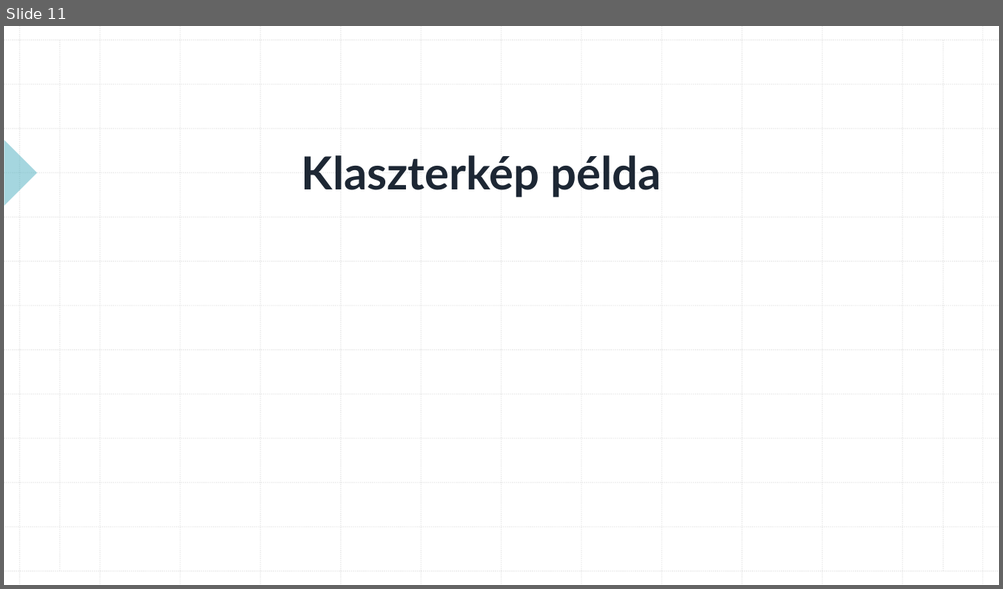
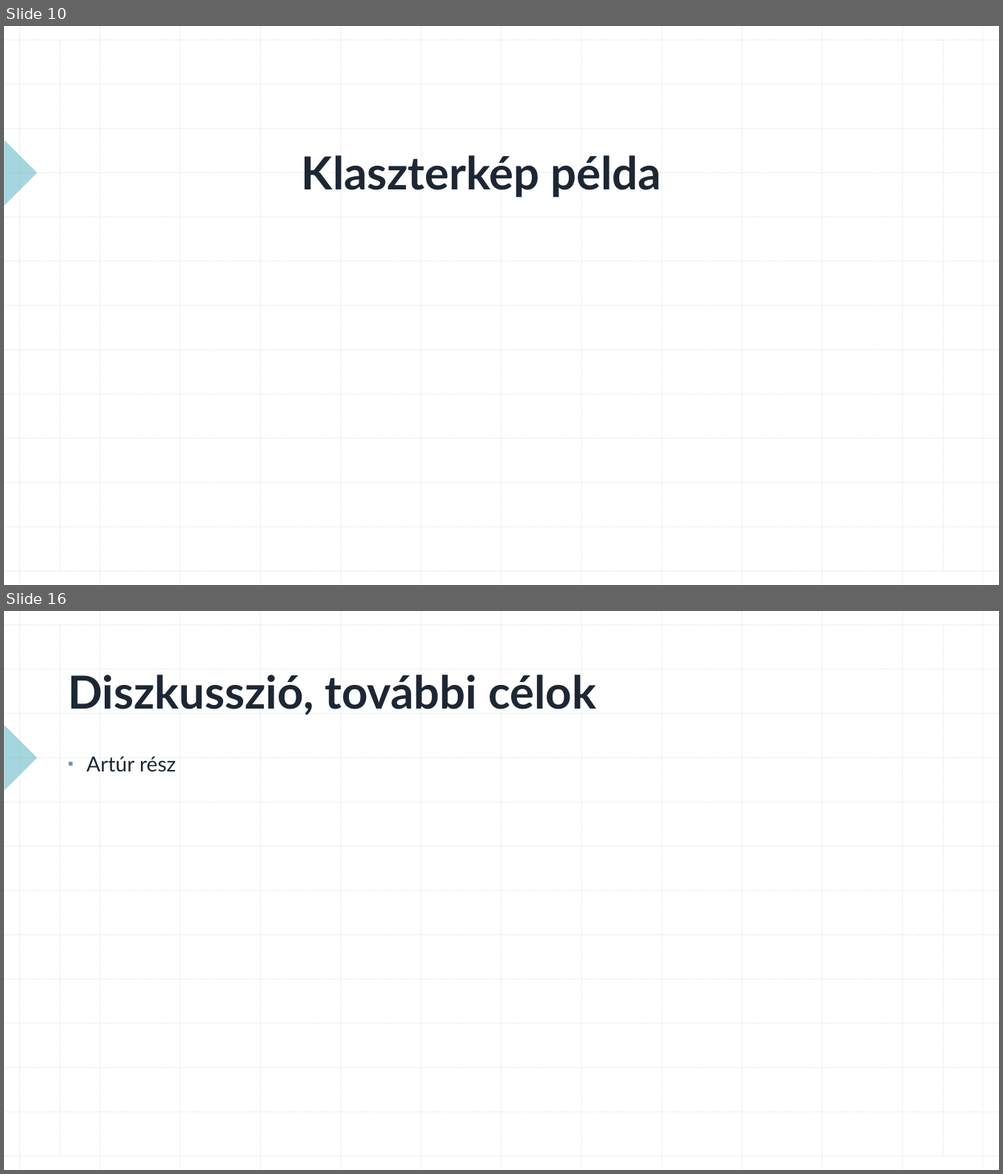
Before and after one commit to konderal333/-nkutfel, a slide deck: TDK prezi.pptx. Shown one above the other, each under a label of ours: slide 11 before the commit, slides 10 and 16 after it; the slides between them are not shown. The pictures are 1003x589 and 1003x1174 pixels, drawn with LibreOffice and Linux fonts; fonts in the diff are those of the drawing. Boxes give left, top, right and bottom in pixels: in the first picture for what was removed or moved away, otherwise in the second. Text is boxed around its words. In the diff, an @@ line names an element or a change of style, - is before the commit and + after.

```diff
--- a/TDK prezi.pptx
+++ b/TDK prezi.pptx
@@ slide 16 added at (4,611,999,1170), background #FFFFFF; not listed: 29 template elements that a slide beside it also shows @@
@@ title added at (68,675,596,715), 44 pt, text #1D2734, bold @@
+Diszkusszió, további célok
@@ text added at (86,756,176,772), 20 pt, text #1D2734 @@
+▪ Artúr rész
@@ what was slide 11 is now slide 10 @@
```
Also in this commit, not shown: 4 slides changed, 6 other slides added, 3 slides removed.
